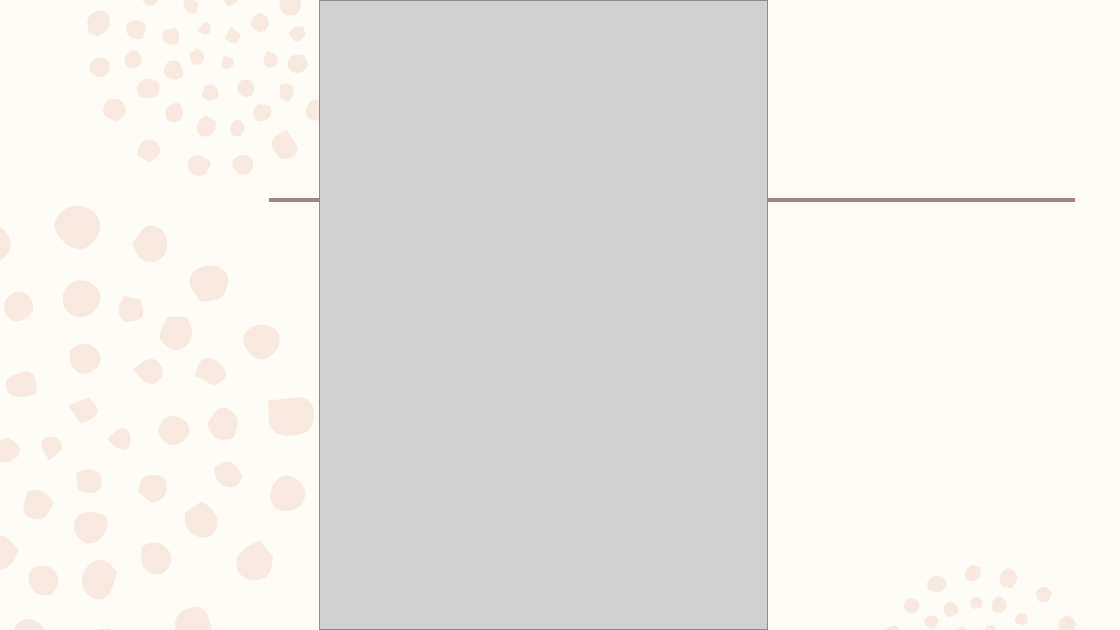
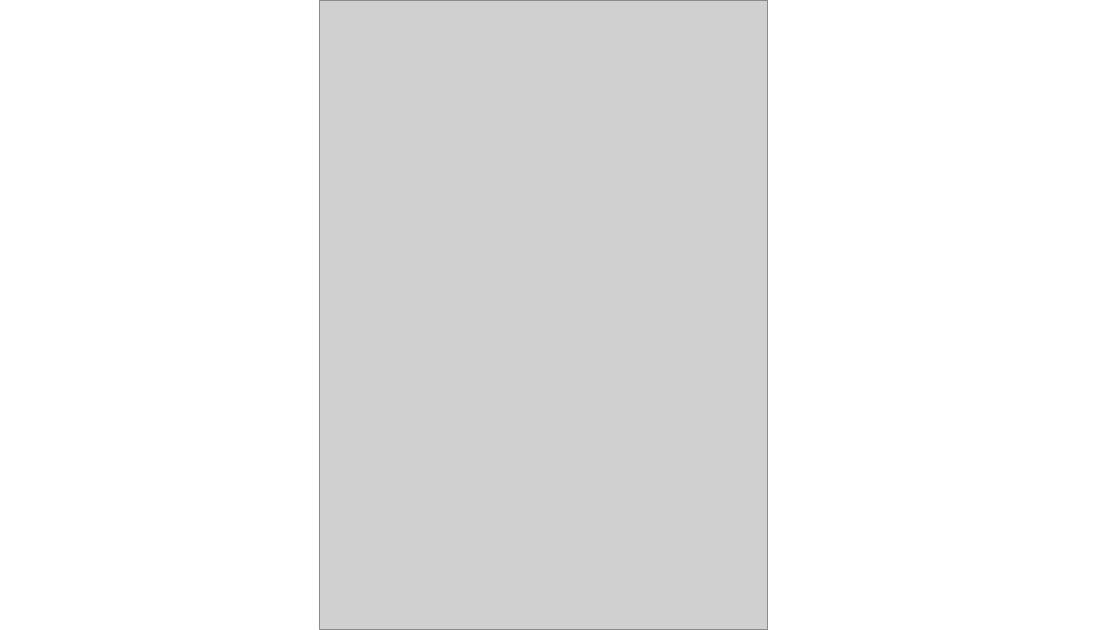
Before and after one commit to kazimsayed954/S5, a slide deck: slide 21 of Design Project/Voice Based Email System for the Visually Impaired 1.pptx (slide 17 before the commit). Drawn at 1120x630 pixels with LibreOffice and Linux fonts; fonts in the diff are those of the drawing; grey boxes stand for pictures; background and template pictures are left out. Boxes give left, top, right and bottom in pixels: in the first picture for what was removed or moved away, otherwise in the second. Text is boxed around its words. In the diff, an @@ line names an element or a change of style, - is before the commit and + after.

```diff
--- a/Design Project/Voice Based Email System for the Visually Impaired 1.pptx
+++ b/Design Project/Voice Based Email System for the Visually Impaired 1.pptx
@@ background #FEFCF7 to picture (left out) @@
@@ freeform shape removed at box(0, 0, 1076, 630) @@
@@ line removed from (270, 199) to (1075, 199) @@
```
Also in this commit, not shown: 17 other slides changed, 7 slides added, 3 slides removed, 1 other file.
